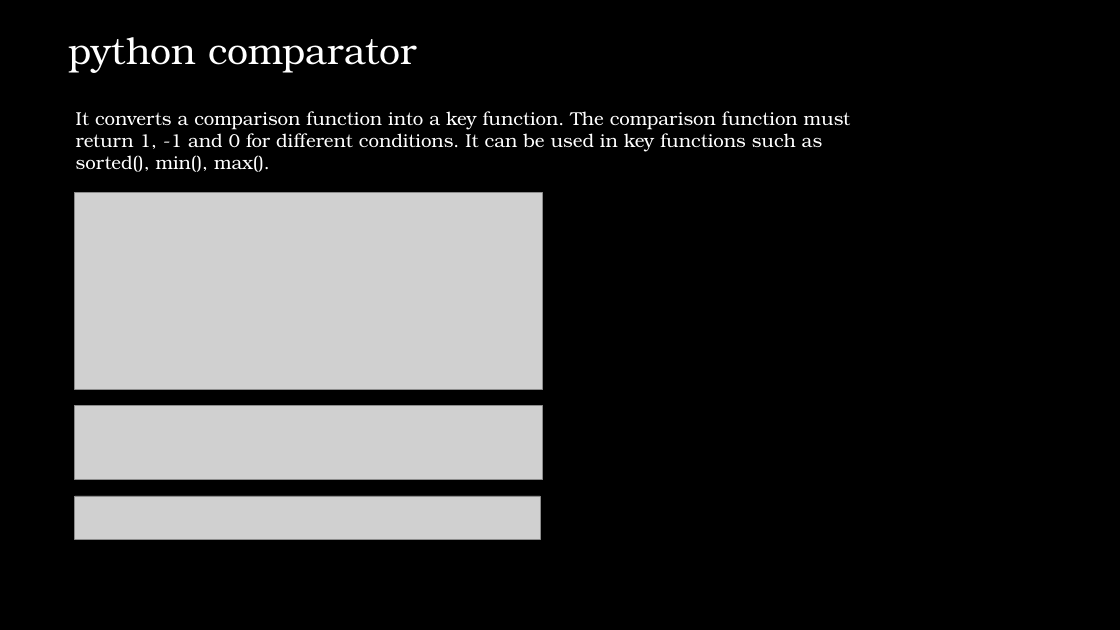
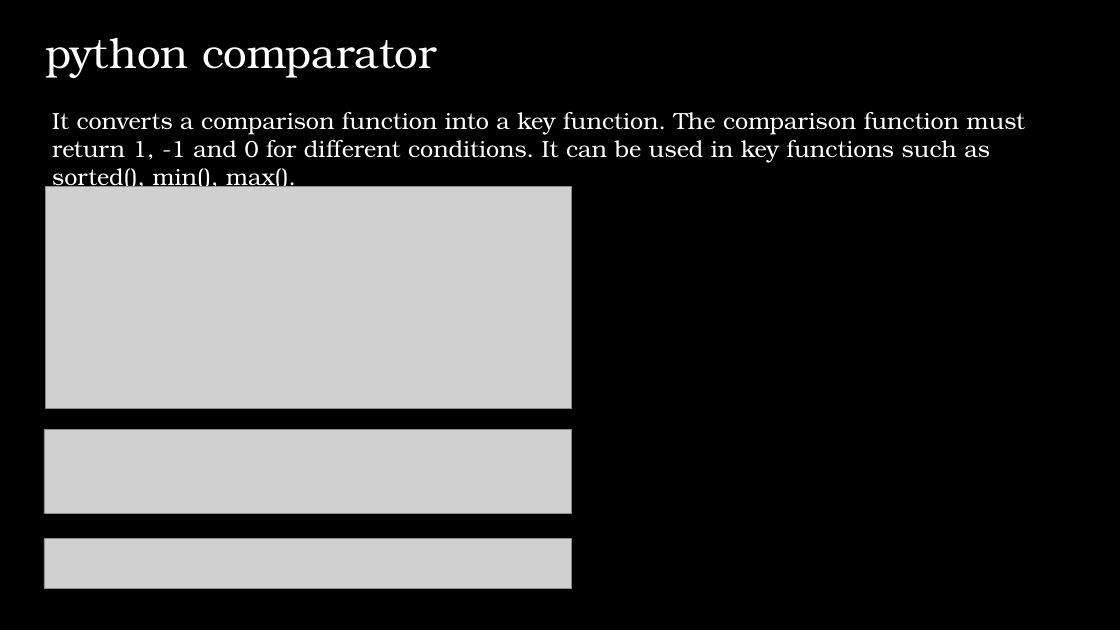
Before and after one commit to IlanSimchon/OOP_2023_Ariel, a slide deck: slide 32 of TA 6/advanced python.pptx (slide 31 before the commit). Drawn at 1120x630 pixels with LibreOffice and Linux fonts; fonts in the diff are those of the drawing; grey boxes stand for pictures; background and template pictures are left out. Boxes give left, top, right and bottom in pixels: in the first picture for what was removed or moved away, otherwise in the second. Text is boxed around its words. In the diff, an @@ line names an element or a change of style, - is before the commit and + after.

```diff
--- a/TA 6/advanced python.pptx
+++ b/TA 6/advanced python.pptx
@@ text "python comparator" moved from (x1=69, y1=37, x2=417, y2=73) to (x1=45, y1=38, x2=437, y2=78) @@
@@ text "python comparator" at (x1=45, y1=38, x2=437, y2=78): size 32 to 36 pt @@
@@ text "It converts a comparison function ..." moved from (x1=76, y1=111, x2=851, y2=172) to (x1=52, y1=112, x2=1025, y2=191) @@
@@ text "It converts a comparison function ..." at (x1=52, y1=112, x2=1025, y2=191): size 16 to 20 pt @@
@@ picture resized from (x1=75, y1=192, x2=542, y2=389) to (x1=45, y1=187, x2=572, y2=408) @@
@@ picture resized from (x1=75, y1=406, x2=542, y2=481) to (x1=44, y1=429, x2=572, y2=513) @@
@@ picture resized from (x1=75, y1=496, x2=540, y2=539) to (x1=44, y1=539, x2=572, y2=589) @@
```
Also in this commit, not shown: 25 other slides changed, 3 slides added, 4 slides removed.
